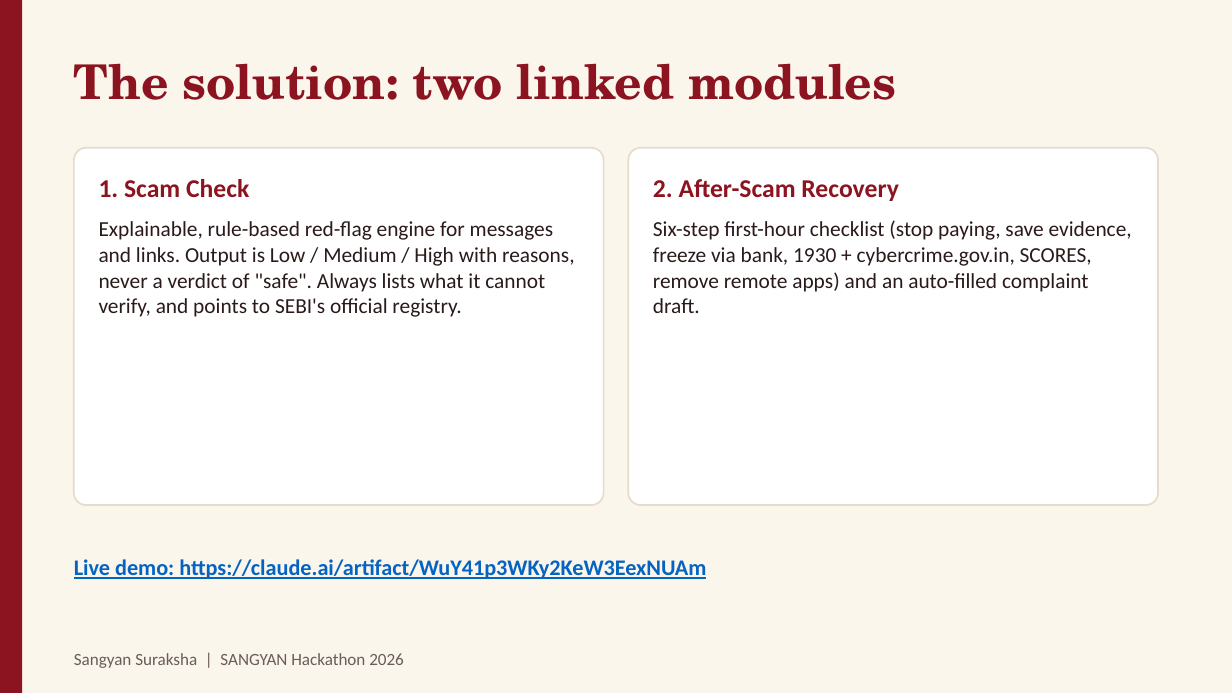
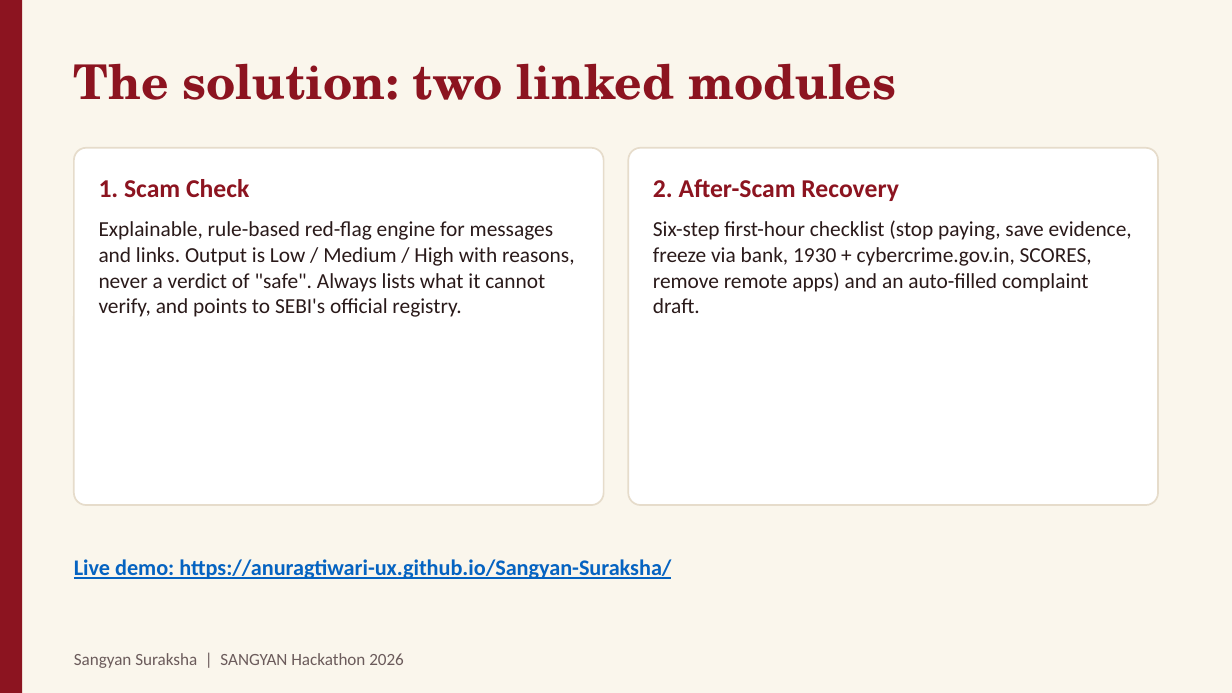
Before and after one commit to anuragtiwari-ux/Sangyan-Suraksha, a slide deck: slide 4 of Sangyan_Suraksha_Deck.pptx. Drawn at 1232x693 pixels with LibreOffice and Linux fonts; fonts in the diff are those of the drawing. Boxes give left, top, right and bottom in pixels: in the first picture for what was removed or moved away, otherwise in the second. Text is boxed around its words. In the diff, an @@ line names an element or a change of style, - is before the commit and + after.

```diff
--- a/Sangyan_Suraksha_Deck.pptx
+++ b/Sangyan_Suraksha_Deck.pptx
@@ text at [74,559,671,579]: text changed @@
-Live demo: https://claude.ai/artifact/WuY41p3WKy2KeW3EexNUAm
+Live demo: https://anuragtiwari-ux.github.io/Sangyan-Suraksha/
```
Also in this commit, not shown: 3 other slides changed, 8 other files.
